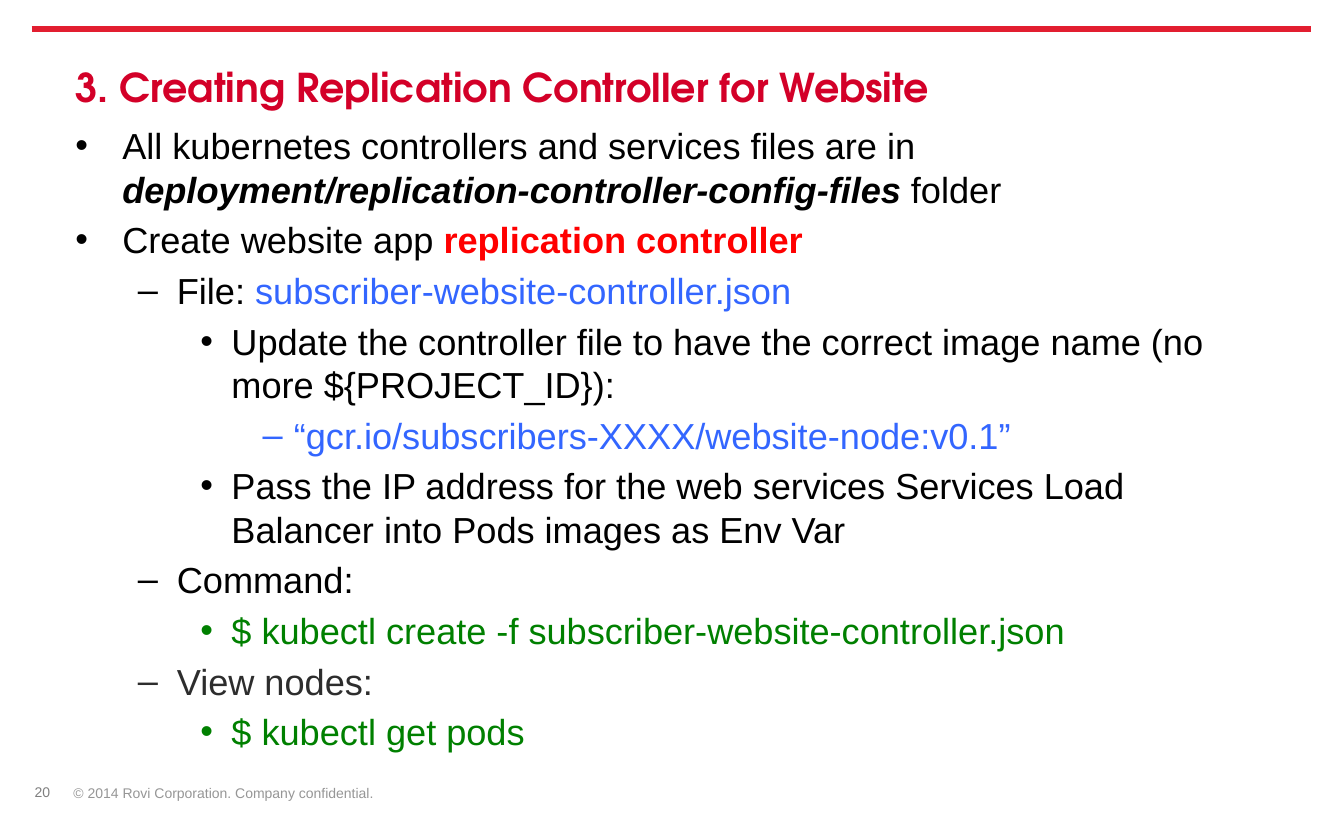
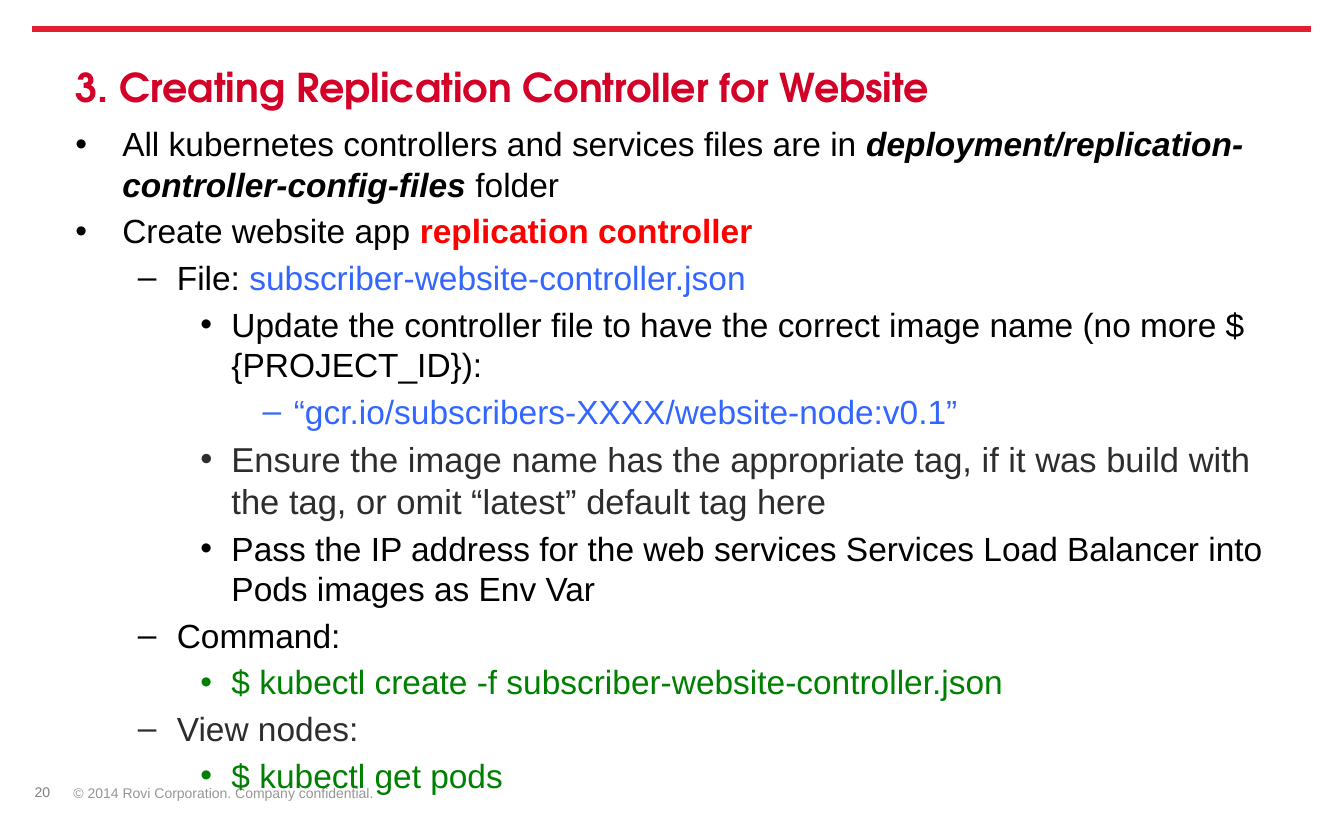
Before and after one commit to gevgev/subscribers, a slide deck: slide 20 of docker-kubernetes-intro-starting-a-project.pptx. Drawn at 1344x840 pixels with LibreOffice and Linux fonts; fonts in the diff are those of the drawing; background and template pictures are left out. Boxes give left, top, right and bottom in pixels: in the first picture for what was removed or moved away, otherwise in the second. Text is boxed around its words. In the diff, an @@ line names an element or a change of style, - is before the commit and + after.

```diff
--- a/docker-kubernetes-intro-starting-a-project.pptx
+++ b/docker-kubernetes-intro-starting-a-project.pptx
@@ text at [122, 131, 1262, 742]: size 31 to 28.7 pt in "All kubernetes controllers and services files are ...", "Create website app replication controller", "File: subscriber-website-controller.json", "Update the controller file to have the ..." and 6 more places @@
@@ text at [231, 447, 1250, 521]: paragraph added @@
+    • Ensure the image name has the appropriate tag, if it was build with the tag, or omit “latest” default tag here
```
Also in this commit, not shown: 2 other slides changed, 1 slide added, 2 other files.
